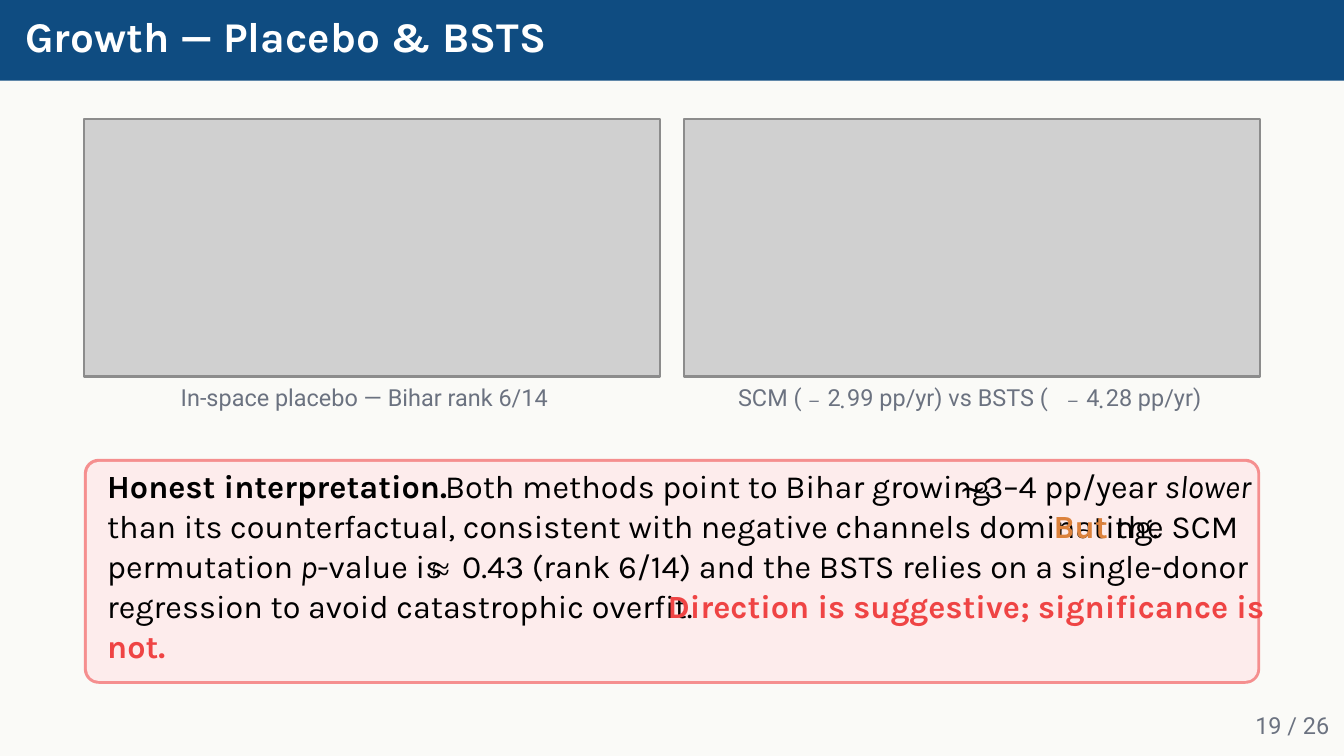
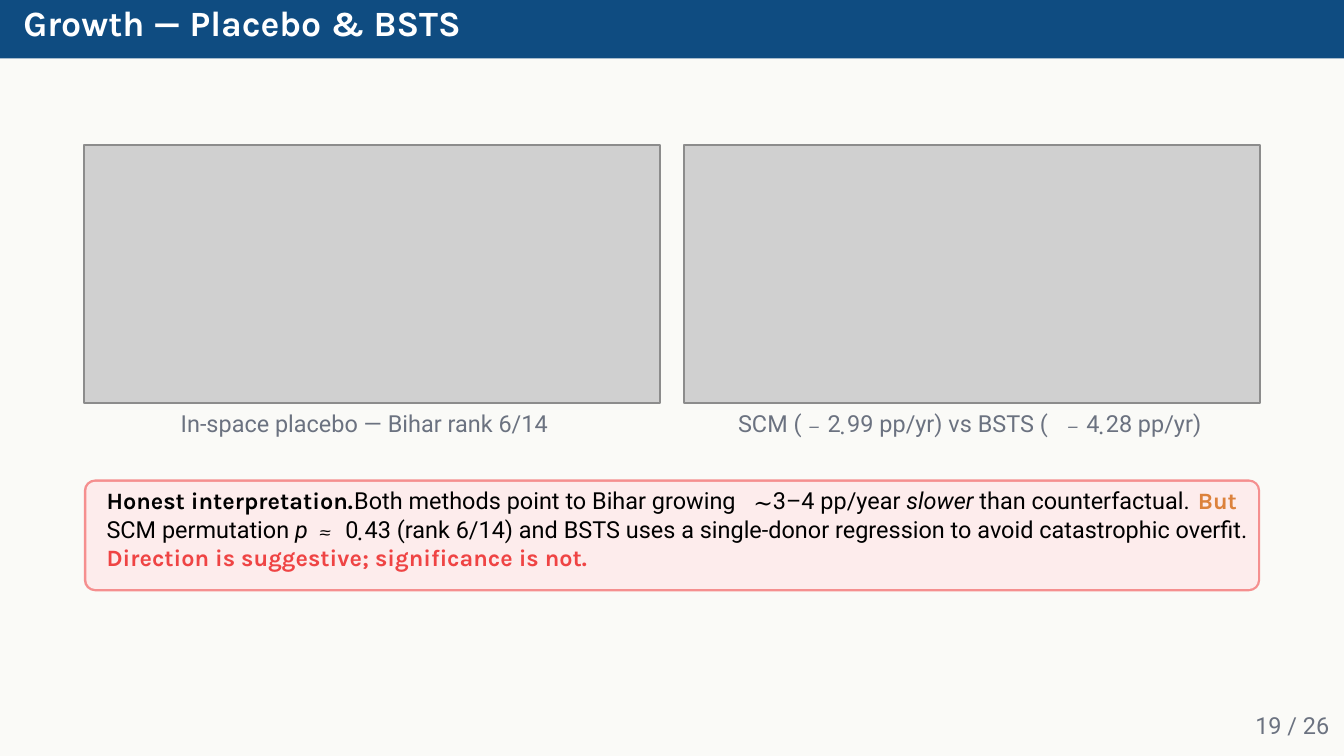
Before and after one commit to amsorrytola/scm-policy-india-, a slide deck: slide 19 of presentation/slides.pptx. Drawn at 1344x756 pixels with LibreOffice and Linux fonts; fonts in the diff are those of the drawing; grey boxes stand for pictures. Boxes give left, top, right and bottom in pixels: in the first picture for what was removed or moved away, otherwise in the second. Text is boxed around its words. In the diff, an @@ line names an element or a change of style, - is before the commit and + after.

```diff
--- a/presentation/slides.pptx
+++ b/presentation/slides.pptx
@@ freeform shape: place and size @@
-freeform shape at (0,0,1344,81)
+freeform shape at (0,0,1344,58)
@@ text "Growth — Placebo & BSTS": place and size @@
-text "Growth — Placebo & BSTS" at (25,23,546,53)
+text "Growth — Placebo & BSTS" at (23,11,461,37)
@@ text "Growth — Placebo & BSTS" at (23,11,461,37): size 14.3 to 12 pt @@
@@ 10 texts, 2 pictures: place and size @@
-10 texts, 2 pictures at (83,119,1259,418)
+10 texts, 2 pictures at (83,145,1259,444)
@@ freeform shape: place and size @@
-freeform shape at (83,459,1259,683)
+freeform shape at (83,480,1259,591)
@@ freeform shape: place and size @@
-freeform shape at (87,461,1257,681)
+freeform shape at (85,482,1257,589)
@@ text "Honest interpretation.": place and size @@
-text "Honest interpretation." at (107,475,515,506)
+text "Honest interpretation." at (107,491,403,515)
@@ text "Honest interpretation." at (107,491,403,515): size 10.9 to 7.9 pt @@
@@ text "Both methods point to Bihar ...": place and size @@
-text "Both methods point to Bihar ..." at (224,475,991,506)
+text "Both methods point to Bihar ..." at (191,491,736,515)
@@ text "Both methods point to Bihar ..." at (191,491,736,515): size 10.9 to 7.9 pt, font Karla to Roboto @@
@@ text "∼": place and size @@
-text "∼" at (960,469,992,514)
+text "∼" at (753,489,777,521)
@@ text "∼" at (753,489,777,521): size 10.9 to 7.9 pt, font Times New Roman to Cambria @@
@@ text at (773,491,1190,514): text changed; size 10.9 to 7.9 pt; font Karla to Roboto @@
-3–4 pp/year slower
+3–4 pp/year slower than counterfactual.
@@ text at (1198,494,1237,510): text changed; size 10.9 to 7.9 pt; text colour #000000 to #DC823C; bold on @@
-But the SCM
+But
@@ text at (107,521,308,543): text changed; size 10.9 to 7.9 pt; font Karla to Roboto @@
-permutation p-value is
+SCM permutation p
@@ text removed at (107,515,1158,546) @@
-than its counterfactual, consistent with negative channels dominating.
@@ text added at (318,516,341,548), 7.9 pt, text #000000, italic @@
+≈
@@ text added at (345,521,358,539), 7.9 pt, text #000000 @@
+0
@@ text at (358,516,382,548): text changed; size 10.9 to 7.9 pt @@
-≈
+.
@@ text at (365,519,1248,543): text changed; size 10.9 to 7.9 pt; font Karla to Roboto @@
-0.43 (rank 6/14) and the BSTS relies on a single-donor
+43 (rank 6/14) and BSTS uses a single-donor regression to avoid catastrophic overfit.
@@ text at (107,549,587,572): text changed; size 10.9 to 7.9 pt @@
-Direction is suggestive; significance is
+Direction is suggestive; significance is not.
@@ text removed at (107,595,693,626) @@
-regression to avoid catastrophic overfit.
@@ text removed at (107,638,165,659) @@
-not.
```
Also in this commit, not shown: 25 other slides changed, 2 other files.
